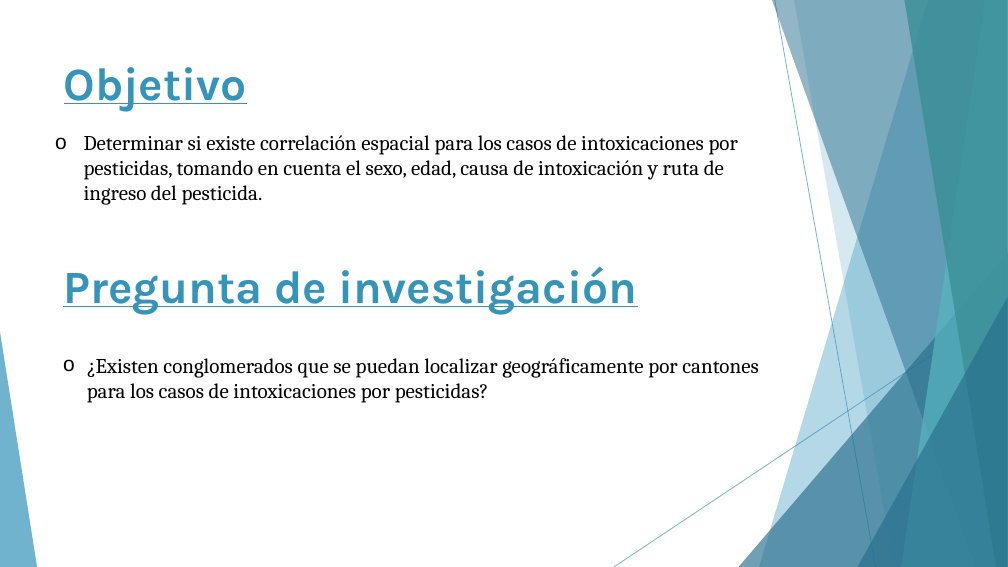
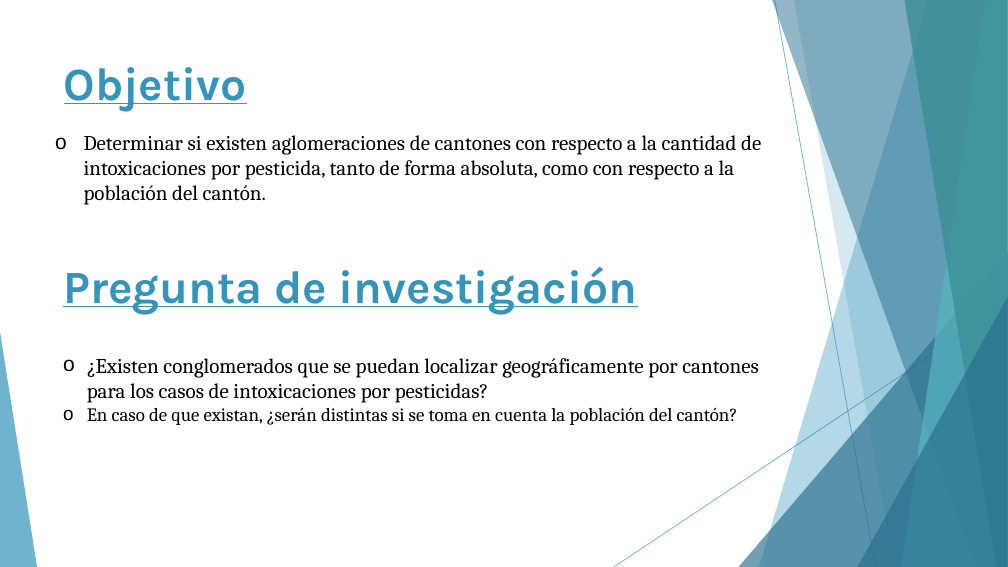
Before and after one commit to andresarguedas/Intoxicaciones-CR-2007-2014, a slide deck: slide 3 of Presentación - Intoxicaciones.pptx. Drawn at 1008x567 pixels with LibreOffice and Linux fonts; fonts in the diff are those of the drawing. Boxes give left, top, right and bottom in pixels: in the first picture for what was removed or moved away, otherwise in the second. Text is boxed around its words. In the diff, an @@ line names an element or a change of style, - is before the commit and + after.

Commit message:
Documento final y presentacion para proyecto 4

```diff
--- a/Presentación - Intoxicaciones.pptx
+++ b/Presentación - Intoxicaciones.pptx
@@ text at [84,135,761,205]: text changed @@
-o Determinar si existe correlación espacial para los casos de intoxicaciones por pesticidas, tomando en cuenta el sexo, edad, causa de intoxicación y ruta de ingreso del pesticida.
+o Determinar si existen aglomeraciones de cantones con respecto a la cantidad de intoxicaciones por pesticida, tanto de forma absoluta, como con respecto a la población del cantón.
@@ text at [87,407,738,425]: paragraph added @@
+o En caso de que existan, ¿serán distintas si se toma en cuenta la población del cantón?
```
Also in this commit, not shown: 9 slides added, 8 slides removed, 4 other files.
